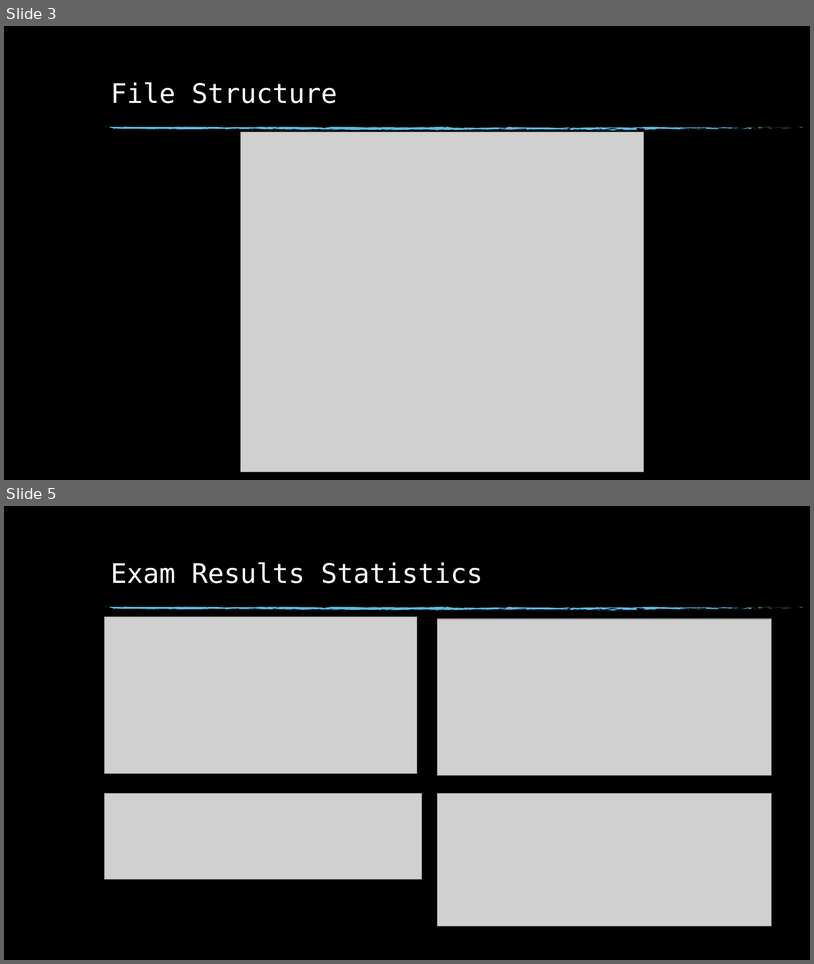
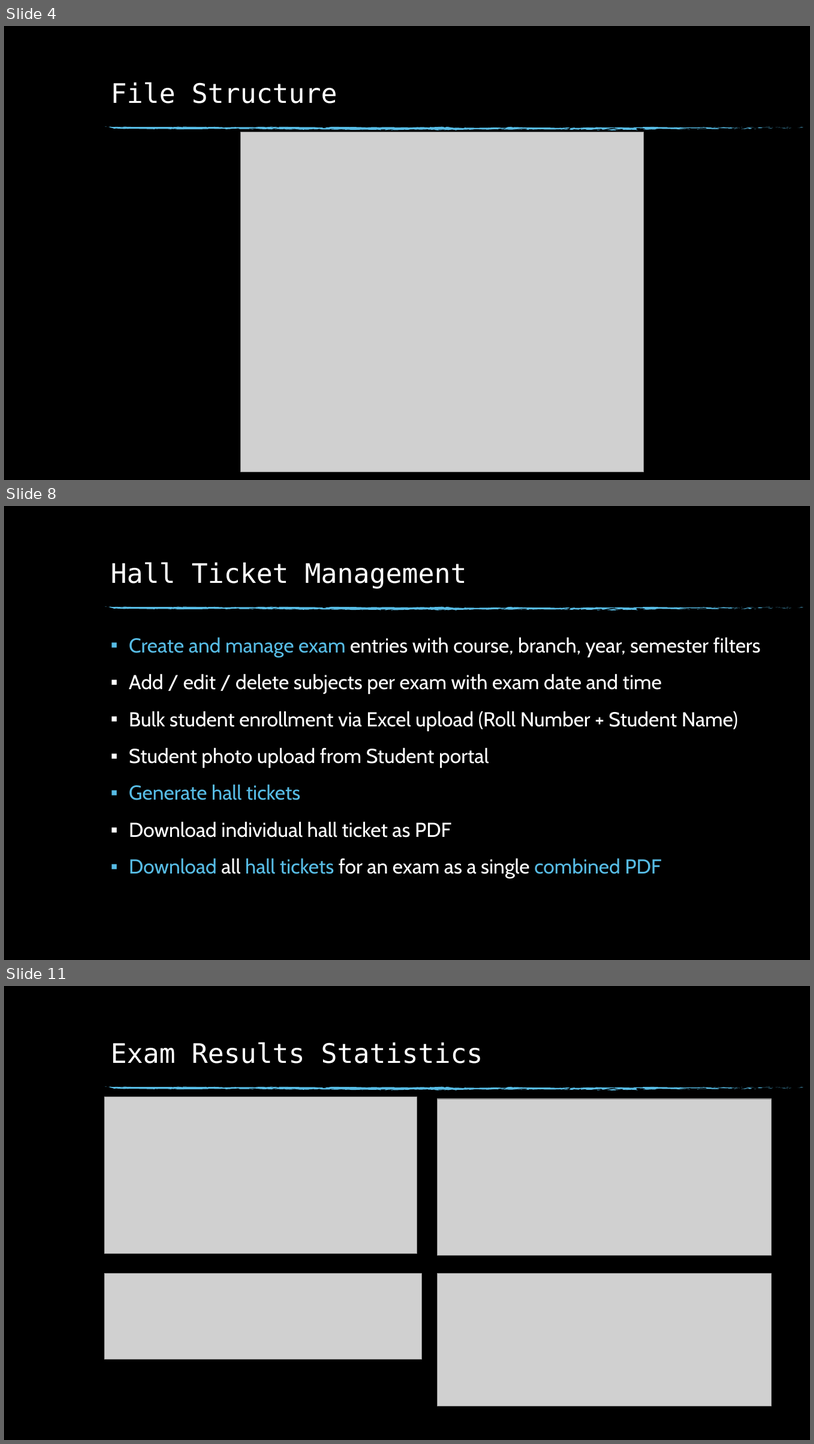
Before and after one commit to gowtham99664/spmvv-exam-results, a slide deck: SPMVV-Exam-Results.pptx. Shown one above the other, each under a label of ours: slides 3 and 5 before the commit, slides 4, 8 and 11 after it; the slides between them are not shown. The pictures are 814x964 and 814x1444 pixels, drawn with LibreOffice and Linux fonts; fonts in the diff are those of the drawing; grey boxes stand for pictures; background and template pictures are left out. Boxes give left, top, right and bottom in pixels: in the first picture for what was removed or moved away, otherwise in the second. Text is boxed around its words. In the diff, an @@ line names an element or a change of style, - is before the commit and + after.

```diff
--- a/SPMVV-Exam-Results.pptx
+++ b/SPMVV-Exam-Results.pptx
@@ slide 8 added at <box>4,506,810,960</box>, background picture (left out); not listed: 75 template elements that a slide beside it also shows @@
@@ title added at <box>111,562,467,588</box>, 32 pt, text #FFFFFF @@
+Hall Ticket Management
@@ text added at <box>129,637,761,878</box>, 24 pt, text #FFFFFF @@
+▪ Create and manage exam entries with course, branch, year, semester filters
+▪ Add / edit / delete subjects per exam with exam date and time
+▪ Bulk student enrollment via Excel upload (Roll Number + Student Name)
+▪ Student photo upload from Student portal
+▪ Generate hall tickets
+▪ Download individual hall ticket as PDF
+▪ Download all hall tickets for an exam as a single combined PDF
@@ what was slide 3 is now slide 4 @@
@@ what was slide 5 is now slide 11 @@
```
Also in this commit, not shown: 2 slides changed, 5 other slides added.
